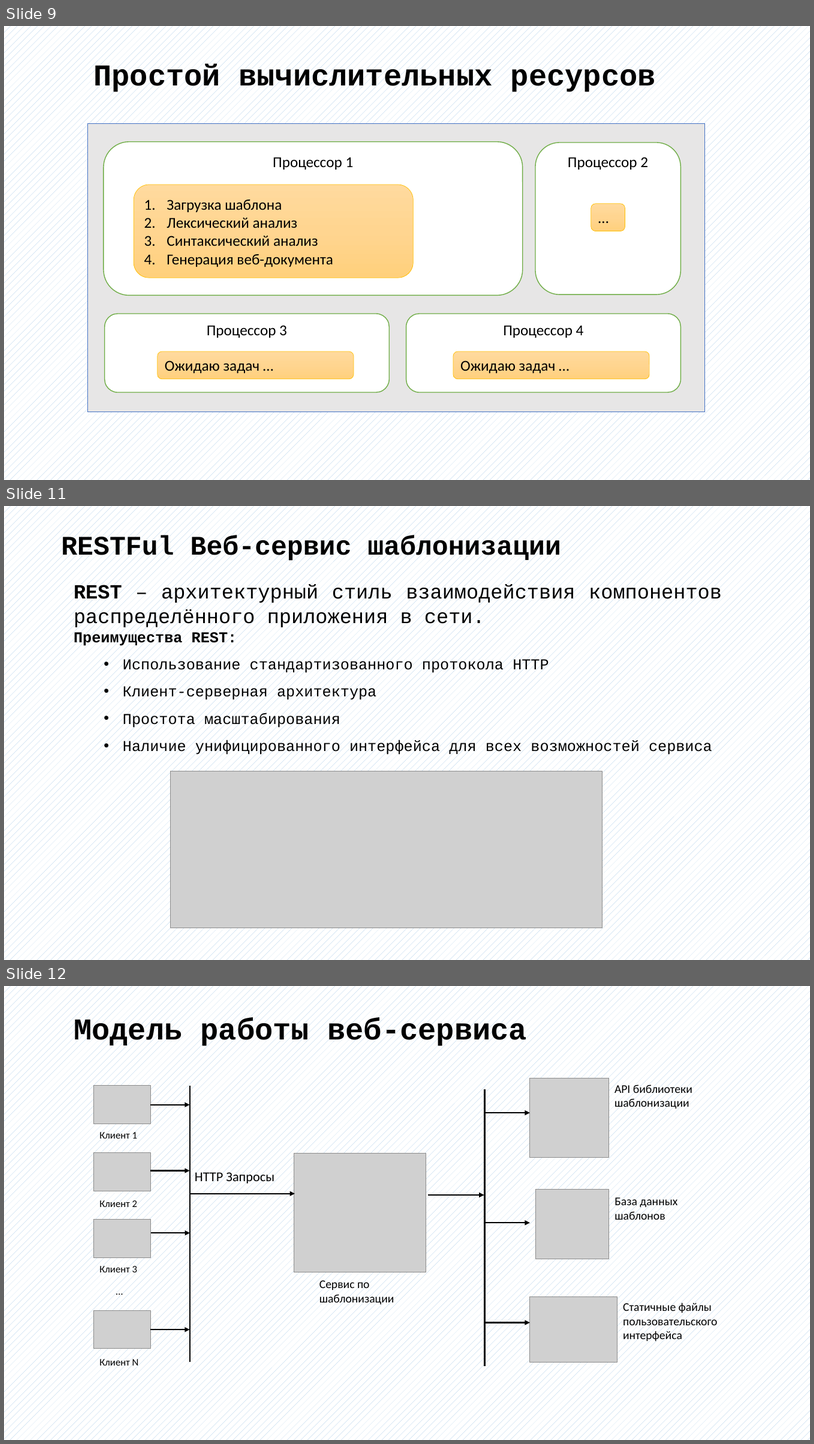
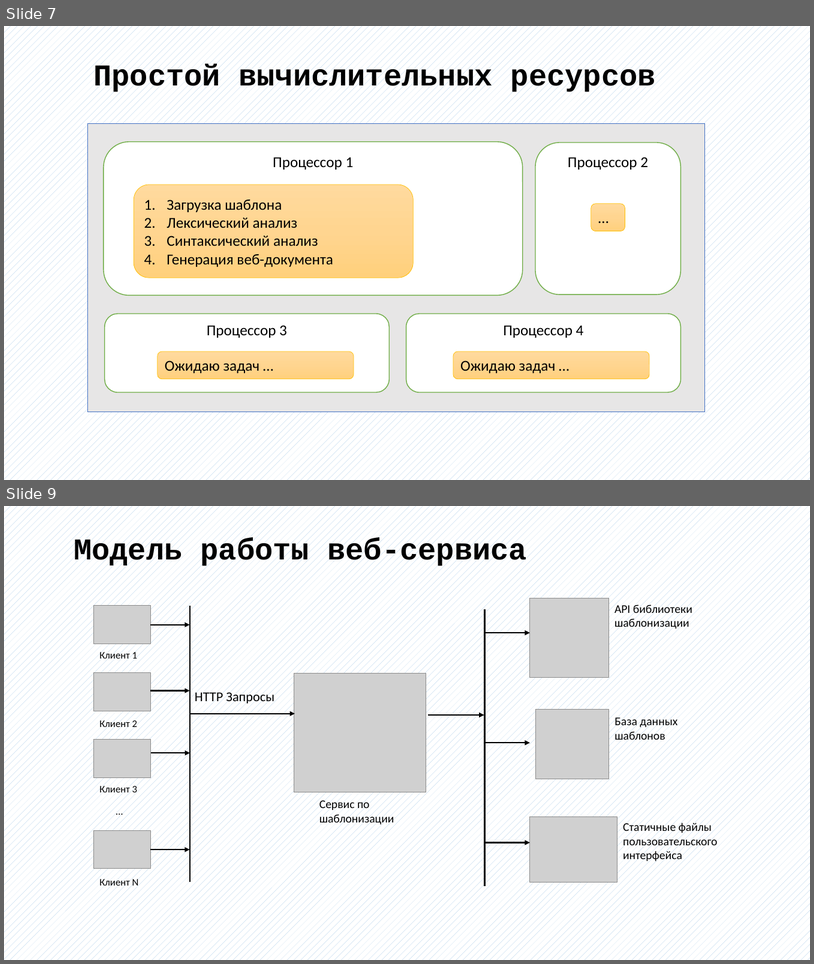
Before and after one commit to bobs4462/tachyon, a slide deck: docs/Презентация ВКР.pptx. Shown one above the other, each under a label of ours: slides 9, 11 and 12 before the commit, slides 7 and 9 after it; the slides between them are not shown. The pictures are 814x1444 and 814x964 pixels, drawn with LibreOffice and Linux fonts; fonts in the diff are those of the drawing; grey boxes stand for pictures. Boxes give left, top, right and bottom in pixels: in the first picture for what was removed or moved away, otherwise in the second. Text is boxed around its words. In the diff, an @@ line names an element or a change of style, - is before the commit and + after.

```diff
--- a/docs/Презентация ВКР.pptx
+++ b/docs/Презентация ВКР.pptx
@@ slide 11 removed at (4, 506, 810, 960), background pattern #9DC3E6 on #FFFFFF @@
@@ text removed at (61, 535, 561, 562) @@
-RESTFul Веб-сервис шаблонизации
@@ text removed at (74, 584, 722, 756) @@
-REST – архитектурный стиль взаимодействия компонентов распределённого приложения в сети.
-Преимущества REST:
-  • Использование стандартизованного протокола HTTP
-  • Клиент-серверная архитектура
-  • Простота масштабирования
-  • Наличие унифицированного интерфейса для всех возможностей сервиса
@@ picture removed at (170, 771, 603, 928) @@
@@ what was slide 9 is now slide 7 @@
@@ what was slide 12 is now slide 9 @@
```
Also in this commit, not shown: 4 slides changed, 1 slide added, 3 other slides removed, 2 other files.
